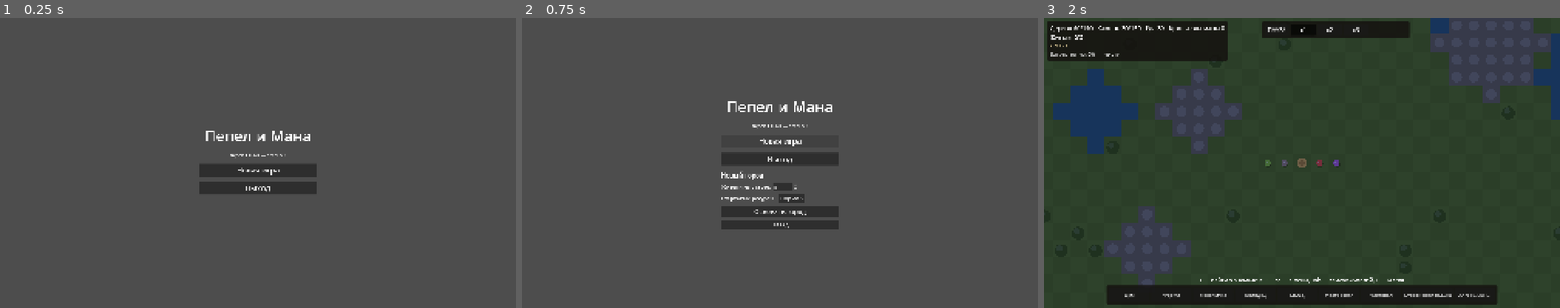
Above: before the commit, frames 1-3 (left to right).
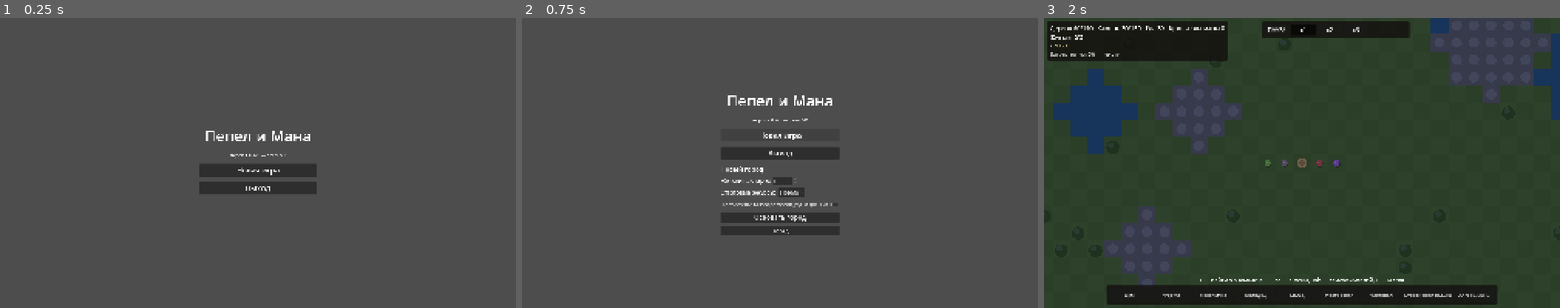
Above: after the commit, the same moments.

Repository: SDVGames-Studio/pepel-i-mana
Game: Godot game, scene res://scenes/main_menu.tscn
The game is run twice, just before and just after one commit, with the same random seed, the same clock (stepped at 60 frames per second) and the same inputs.
Inputs:
- Up to frame 1 (0.25 s): no input
- Up to frame 2 (0.75 s): click "Новая игра" at 0.5 s
- Up to frame 3 (2 s): click "Основать город" at 1.25 s

The runs differ from the first frame. In frame 1, less than 0.1% of the frame differs, in the area x 49-51%, y 46-48%; in frame 2, 4.0%, in the area x 38-62%, y 26-75%; in frame 3, nothing differs.

Commit message:
Правки фидбека M3: развод тоста и подсказки в данже, фокус Tab отключен на кнопках города, Esc закрывает панель магии, тест-режим (ресурсы/руны/дроп); 392 теста; v0.4.1

Diff:
--- a/data/city.json
+++ b/data/city.json
@@ -38,6 +38,10 @@
 		"regen_period": 8.0,
 		"altar_cap_extra": 4,
 		"altar_regen_period": 5.0
+	},
+	"test_mode": {
+		"resources": {"wood": 500, "stone": 500, "food": 500, "crystal": 20},
+		"runes_each": 4
 	},
 	"colors": {
 		"grass": "#5d7a3a",
--- a/data/dungeon.json
+++ b/data/dungeon.json
@@ -27,6 +27,12 @@
 	},
 	"mana_drain_period": 25.0,
 	"crystal_mana": 3,
+	"test_mode": {
+		"chest_items_min": 3,
+		"chest_items_max": 5,
+		"enemy_drop_chance": 1.0,
+		"rune_per_chest": 1
+	},
 	"biome": {
 		"id": "ruins",
 		"floor_color": "#4a4440",
--- a/data/version.json
+++ b/data/version.json
@@ -1,4 +1,4 @@
 {
-	"version": "0.4.0",
+	"version": "0.4.1",
 	"stage": "M3"
 }
--- a/loc/ru.json
+++ b/loc/ru.json
@@ -12,6 +12,7 @@
 	"menu.level.high": "Много",
 	"menu.begin": "Основать город",
 	"menu.back": "Назад",
+	"menu.test_mode": "Тест-режим: много ресурсов, рун и добычи",
 	"city.back_hint": "Esc — в меню, Tab — список жителей, R — магия",
 	"city.last_run_ok": "Добыча доставлена в город: %s",
 	"city.last_run_death": "Вы погибли в данже. Потеряна половина добычи: %s",
--- a/scripts/city.gd
+++ b/scripts/city.gd
@@ -223,6 +223,8 @@
 			set_build_mode("")
 		elif enchant_mode != "":
 			set_enchant_mode("")
+		elif hud.magic_visible():
+			hud.toggle_magic()
 		elif hud.residents_visible():
 			hud.toggle_residents()
 		else:
--- a/scripts/city_hud.gd
+++ b/scripts/city_hud.gd
@@ -150,6 +150,7 @@
 		var btn := Button.new()
 		btn.custom_minimum_size = Vector2(0, 40)
 		btn.add_theme_font_size_override("font_size", 17)
+		btn.focus_mode = Control.FOCUS_NONE
 		btn.tooltip_text = Loc.t(String(def["desc"]))
 		btn.pressed.connect(func() -> void: city.cast_city_spell(spell_id))
 		_magic_box.add_child(btn)
@@ -166,6 +167,7 @@
 	_rune_slot_b = OptionButton.new()
 	for slot in [_rune_slot_a, _rune_slot_b]:
 		slot.custom_minimum_size = Vector2(240, 36)
+		slot.focus_mode = Control.FOCUS_NONE
 		slot.item_selected.connect(func(_idx: int) -> void: _update_craft_preview())
 		slots.add_child(slot)
 	_craft_result = _label(18)
@@ -173,6 +175,7 @@
 	_craft_btn = Button.new()
 	_craft_btn.text = Loc.t("magic.craft_make")
 	_craft_btn.custom_minimum_size = Vector2(0, 40)
+	_craft_btn.focus_mode = Control.FOCUS_NONE
 	_craft_btn.pressed.connect(_on_craft_pressed)
 	_magic_box.add_child(_craft_btn)
 
@@ -185,6 +188,7 @@
 		var btn := Button.new()
 		btn.custom_minimum_size = Vector2(0, 40)
 		btn.add_theme_font_size_override("font_size", 17)
+		btn.focus_mode = Control.FOCUS_NONE
 		btn.tooltip_text = Loc.t(String(def["desc"]))
 		btn.pressed.connect(func() -> void: city.set_enchant_mode(ench_id))
 		_magic_box.add_child(btn)
@@ -387,6 +391,7 @@
 		btn.tooltip_text = _bld_tooltip(b)
 		btn.custom_minimum_size = Vector2(150, 52)
 		btn.add_theme_font_size_override("font_size", 18)
+		btn.focus_mode = Control.FOCUS_NONE   # Tab не должен гонять фокус по кнопкам
 		btn.pressed.connect(func() -> void: city.set_build_mode(type_id))
 		bld_box.add_child(btn)
 		_bld_btns.append(btn)
@@ -436,6 +441,7 @@
 	b.toggle_mode = true
 	b.custom_minimum_size = Vector2(90, 44)
 	b.add_theme_font_size_override("font_size", 20)
+	b.focus_mode = Control.FOCUS_NONE
 	b.pressed.connect(on_press)
 	return b
 
--- a/scripts/dungeon.gd
+++ b/scripts/dungeon.gd
@@ -426,11 +426,35 @@
 func _open_chest(chest: Node) -> void:
 	chest.open = true
 	chest.queue_redraw()
-	var count := _loot_rng.randi_range(int(loot_data["chest_items_min"]), int(loot_data["chest_items_max"]))
+	var test_cfg: Dictionary = params.get("test_mode", {})
+	var min_i := int(loot_data["chest_items_min"])
+	var max_i := int(loot_data["chest_items_max"])
+	if Game.test_mode and not test_cfg.is_empty():
+		min_i = int(test_cfg.get("chest_items_min", min_i))
+		max_i = int(test_cfg.get("chest_items_max", max_i))
+	var count := _loot_rng.randi_range(min_i, max_i)
 	for i in count:
 		var item := _roll_item()
 		Game.add_item(String(item["id"]))
 		hud.toast(Loc.t("dungeon.got_item") % Loc.t(String(item["loc"])))
+	# тест-режим: гарантированная руна из сундука — для проверки крафта
+	if Game.test_mode and int(test_cfg.get("rune_per_chest", 0)) > 0:
+		for i in int(test_cfg["rune_per_chest"]):
+			var rune_id := _random_rune_id()
+			Game.add_item(rune_id)
+			var rune_item := _item_by_id(rune_id)
+			if not rune_item.is_empty():
+				hud.toast(Loc.t("dungeon.got_item") % Loc.t(String(rune_item["loc"])))
+
+
+## Случайная руна из рецептов (все 8 участвуют).
+func _random_rune_id() -> String:
+	var runes := {}
+	for r in Game.magic.cfg.get("recipes", []):
+		runes[String(r["a"])] = true
+		runes[String(r["b"])] = true
+	var keys: Array = runes.keys()
+	return String(keys[_loot_rng.randi_range(0, keys.size() - 1)])
 
 
 ## Ролл предмета: сначала редкость по весам, затем случайный предмет этой редкости.
@@ -465,7 +489,11 @@
 
 
 func _on_enemy_died(enemy) -> void:
-	if _loot_rng.randf() < float(loot_data["enemy_drop_chance"]):
+	var drop_chance := float(loot_data["enemy_drop_chance"])
+	var test_cfg: Dictionary = params.get("test_mode", {})
+	if Game.test_mode and not test_cfg.is_empty():
+		drop_chance = float(test_cfg.get("enemy_drop_chance", drop_chance))
+	if _loot_rng.randf() < drop_chance:
 		_spawn_pickup("item", String(_roll_item()["id"]), enemy.position)
 	if _loot_rng.randf() < float(enemy.p["mana_chance"]):
 		_spawn_pickup("mana", "", enemy.position + Vector2(12, 6))
--- a/scripts/game.gd
+++ b/scripts/game.gd
@@ -16,6 +16,7 @@
 var spellbook: Array = []        # изученные заклинания: [id: String]
 var start_residents := 5         # настройки старта из меню (вопрос 11)
 var start_level := "normal"      # "low" | "normal" | "high"
+var test_mode := false           # тест-режим: много ресурсов, рун и добычи
 
 
 func _init() -> void:
@@ -48,6 +49,27 @@
 	city_map.generate(randi(), cfg)
 	city_sim = sim_script.new()
 	city_sim.setup(city_map, cfg, start_residents, start_level)
+	if test_mode:
+		_apply_test_mode(cfg)
+
+
+## Тест-режим: стартовые ресурсы и руны из city.json -> "test_mode".
+func _apply_test_mode(cfg: Dictionary) -> void:
+	var test_cfg: Dictionary = cfg.get("test_mode", {})
+	if test_cfg.is_empty():
+		return
+	var start_res: Dictionary = test_cfg.get("resources", {})
+	for key in start_res:
+		if city_sim.res.has(key):
+			city_sim.res[key] = float(int(start_res[key]))
+	var runes_each := int(test_cfg.get("runes_each", 0))
+	if runes_each > 0 and magic != null:
+		var rune_ids := {}
+		for r in magic.cfg.get("recipes", []):
+			rune_ids[String(r["a"])] = true
+			rune_ids[String(r["b"])] = true
+		for rune_id in rune_ids:
+			add_item(rune_id, runes_each)
 
 
 func _read_json(path: String) -> Variant:
--- a/scripts/hud.gd
+++ b/scripts/hud.gd
@@ -117,12 +117,11 @@
 	_warning_label = _make_screen_label(Color("#ff5555"), 30, VERTICAL_ALIGNMENT_CENTER)
 	root.add_child(_warning_label)
 
-	_toast_label = _make_screen_label(Color("#ffd766"), 22, VERTICAL_ALIGNMENT_BOTTOM)
-	_toast_label.offset_top = -170.0
+	# тост выше подсказки: полосы на разной высоте, не накладываются
+	_toast_label = _make_screen_label(Color("#ffd766"), 22, VERTICAL_ALIGNMENT_BOTTOM, -118.0)
 	root.add_child(_toast_label)
 
-	_hint_label = _make_screen_label(Color(1, 1, 1, 0.85), 22, VERTICAL_ALIGNMENT_BOTTOM)
-	_hint_label.offset_top = -120.0
+	_hint_label = _make_screen_label(Color(1, 1, 1, 0.85), 22, VERTICAL_ALIGNMENT_BOTTOM, -58.0)
 	root.add_child(_hint_label)
 
 	_build_spell_bar(root)
@@ -204,8 +203,9 @@
 	return {"panel": panel, "fill": fill, "label": label}
 
 
-## Подпись на весь экран: warning — по центру, hint/toast — снизу по центру.
-func _make_screen_label(color: Color, font_size: int, v_align: int) -> Label:
+## Подпись на весь экран: warning — по центру; hint/toast — полосы над нижним
+## краем (bottom_offset — высота текста над краем, у каждой полосы свой).
+func _make_screen_label(color: Color, font_size: int, v_align: int, bottom_offset := 0.0) -> Label:
 	var label := Label.new()
 	label.set_anchors_preset(Control.PRESET_FULL_RECT)
 	label.offset_top = 0.0
@@ -213,7 +213,8 @@
 	label.offset_left = 0.0
 	label.offset_right = 0.0
 	if v_align == VERTICAL_ALIGNMENT_BOTTOM:
-		label.offset_top = -140.0
+		label.offset_top = bottom_offset - 34.0
+		label.offset_bottom = bottom_offset
 	label.horizontal_alignment = HORIZONTAL_ALIGNMENT_CENTER
 	label.vertical_alignment = v_align
 	label.add_theme_color_override("font_color", color)
--- a/scripts/main_menu.gd
+++ b/scripts/main_menu.gd
@@ -16,6 +16,7 @@
 var _setup_box: VBoxContainer
 var _residents_spin: SpinBox
 var _level_option: OptionButton
+var _test_check: CheckButton
 
 
 func _ready() -> void:
@@ -100,6 +101,13 @@
 	_level_option.add_theme_font_size_override("font_size", 20)
 	lvl_row.add_child(_level_option)
 
+	var test_check := CheckButton.new()
+	test_check.text = Loc.t("menu.test_mode")
+	test_check.add_theme_font_size_override("font_size", 18)
+	test_check.focus_mode = Control.FOCUS_NONE
+	_setup_box.add_child(test_check)
+	_test_check = test_check
+
 	var begin := Button.new()
 	begin.text = Loc.t("menu.begin")
 	begin.add_theme_font_size_override("font_size", 24)
@@ -116,5 +124,6 @@
 func _on_begin_pressed() -> void:
 	Game.start_residents = int(_residents_spin.value)
 	Game.start_level = LEVELS[_level_option.selected]
+	Game.test_mode = _test_check.button_pressed
 	Game.new_city()
 	get_tree().change_scene_to_file("res://scenes/city.tscn")
--- a/tests/run_all.gd
+++ b/tests/run_all.gd
@@ -7,7 +7,7 @@
 	"menu.title", "menu.version", "menu.new_game", "menu.exit",
 	"menu.continue_city", "menu.setup_title", "menu.residents",
 	"menu.start_level", "menu.level.low", "menu.level.normal", "menu.level.high",
-	"menu.begin", "menu.back",
+	"menu.begin", "menu.back", "menu.test_mode",
 	"city.back_hint", "city.last_run_ok", "city.last_run_death", "city.last_run_nothing",
 	"res.wood", "res.stone", "res.food", "res.crystal",
 	"city.pop", "city.day", "city.night", "city.paused", "city.speed",
@@ -153,7 +153,8 @@
 	_check(city is Dictionary, "city.json — валидный JSON-словарь")
 	if not (city is Dictionary):
 		return
-	for key in ["tile_size", "map_w", "map_h", "day_length", "speeds", "start", "loot_to_pool"]:
+	for key in ["tile_size", "map_w", "map_h", "day_length", "speeds", "start", "loot_to_pool",
+			"pollution", "hero_mana", "test_mode"]:
 		_check(city.has(key), "city.json содержит %s" % key)
 	var blds: Variant = city.get("buildings", [])
 	_check(blds is Array and blds.size() == 9, "city.json — 9 типов зданий (8 из ТЗ 4.1 + лесопилка)")
@@ -254,6 +255,22 @@
 	_check(lost == 5, "смерть: потеряно 5 из 8")
 	_check(game.loot_total() == 3, "после смерти в рюкзаке 3 единицы")
 	game.free()
+
+	# тест-режим: ресурсы и руны выдаются при новой игре
+	var game2: Node = load("res://scripts/game.gd").new()
+	game2.test_mode = true
+	game2.new_city()
+	var test_cfg: Dictionary = _read_json("res://data/city.json").get("test_mode", {})
+	_check(int(game2.city_sim.res["wood"]) == int(test_cfg["resources"]["wood"]),
+			"тест-режим: ресурсы из city.json")
+	_check(int(game2.city_sim.res["crystal"]) == int(test_cfg["resources"]["crystal"]),
+			"тест-режим: кристаллы в пуле")
+	_check(game2.count_item("rune_chaos") == int(test_cfg["runes_each"]),
+			"тест-режим: руны в рюкзаке (по recipes)")
+	_check(game2.count_item("rune_light") == int(test_cfg["runes_each"]),
+			"тест-режим: каждая руна в нужном числе")
+	_check(game2.spellbook.is_empty(), "тест-режим не изучает заклинания сам")
+	game2.free()
 
 
 # --- M2: город -----------------------------------------------------------
Not shown, changed: CHANGELOG_M3.md
Not shown, removed: tests.log
